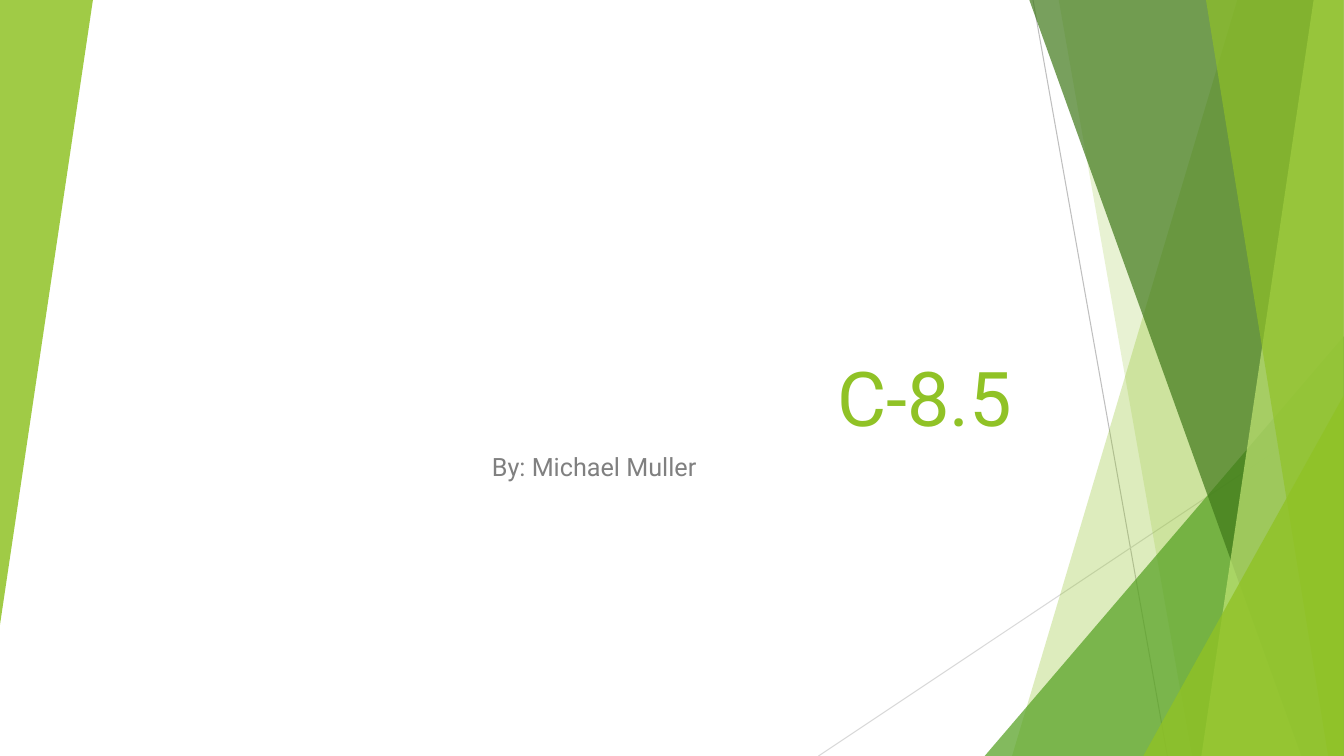
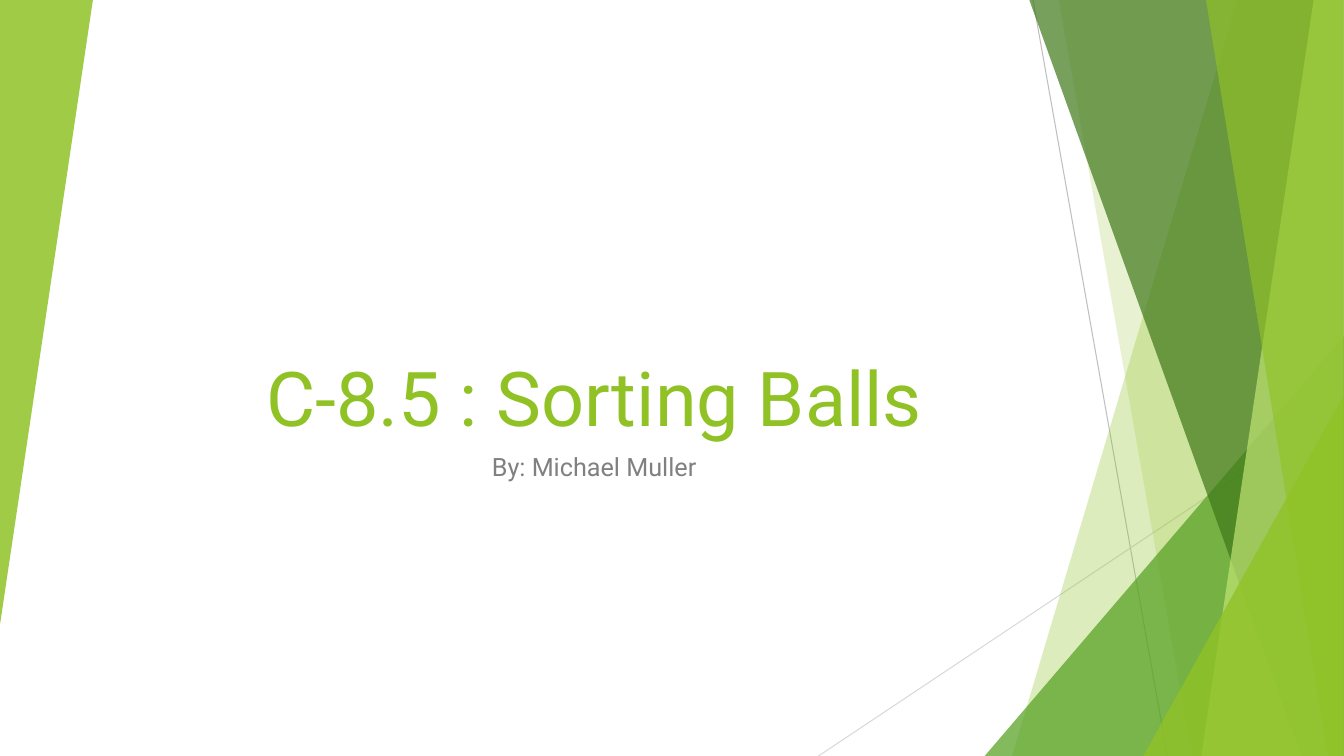
Before and after one commit to mwmuller/School, a slide deck: slide 1 of Presentation/C-8.pptx. Drawn at 1344x756 pixels with LibreOffice and Linux fonts; fonts in the diff are those of the drawing. Boxes give left, top, right and bottom in pixels: in the first picture for what was removed or moved away, otherwise in the second. Text is boxed around its words. In the diff, an @@ line names an element or a change of style, - is before the commit and + after.

```diff
--- a/Presentation/C-8.pptx
+++ b/Presentation/C-8.pptx
@@ title at (x1=266, y1=369, x2=922, y2=442): text changed @@
-C-8.5
+C-8.5 : Sorting Balls
```
Also in this commit, not shown: 5 slides added, 3 other files.
